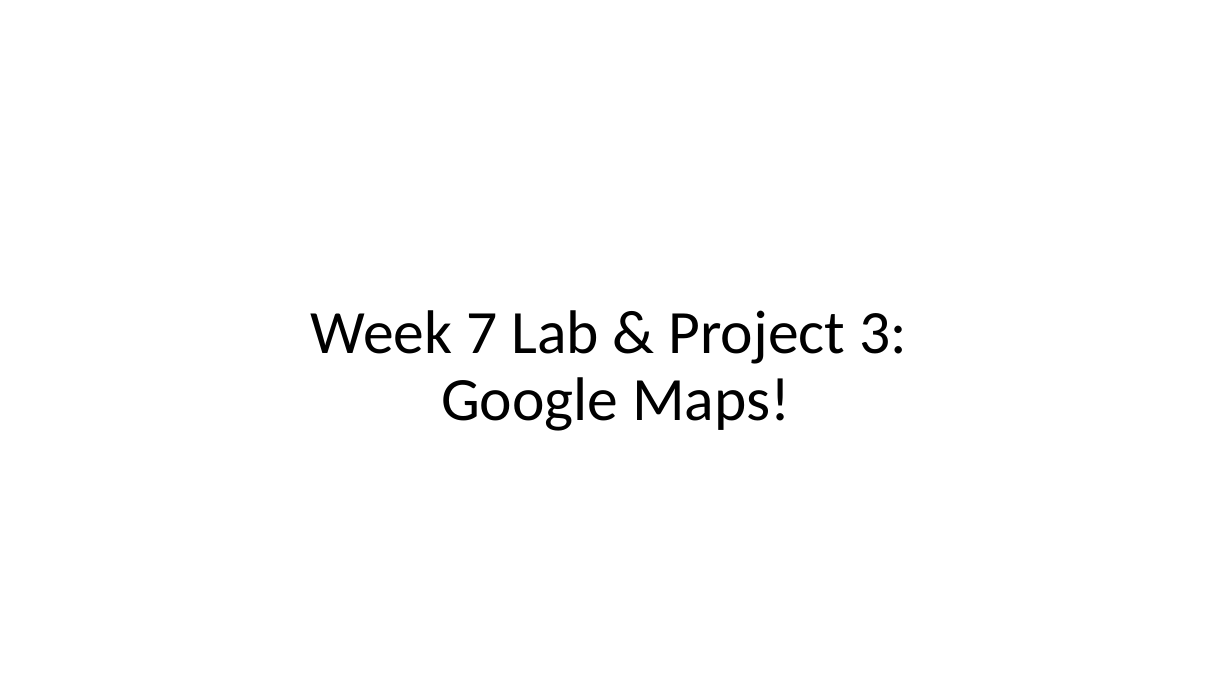
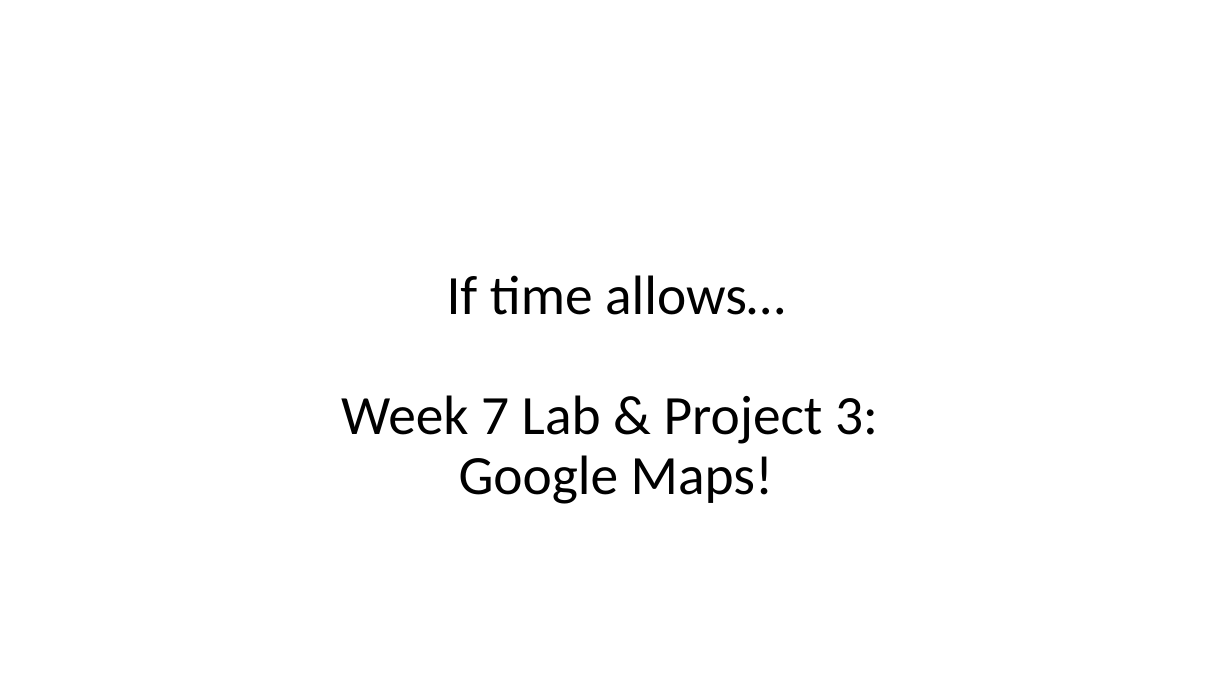
Before and after one commit to EricJPogue/www-epogue-info, a slide deck: slide 7 of CPSC-24700/Presentations/session-19.pptx (slide 5 before the commit). Drawn at 1232x693 pixels with LibreOffice and Linux fonts; fonts in the diff are those of the drawing. Boxes give left, top, right and bottom in pixels: in the first picture for what was removed or moved away, otherwise in the second. Text is boxed around its words. In the diff, an @@ line names an element or a change of style, - is before the commit and + after.

```diff
--- a/CPSC-24700/Presentations/session-19.pptx
+++ b/CPSC-24700/Presentations/session-19.pptx
@@ title at box(341, 275, 878, 504): text changed; size 48 to 43.2 pt @@
-Week 7 Lab & Project 3:
-Google Maps!
+If time allows…
+Week 7 Lab & Project 3:
+Google Maps!
```
Also in this commit, not shown: 1 other slide changed, 2 slides added, 3 other files.
